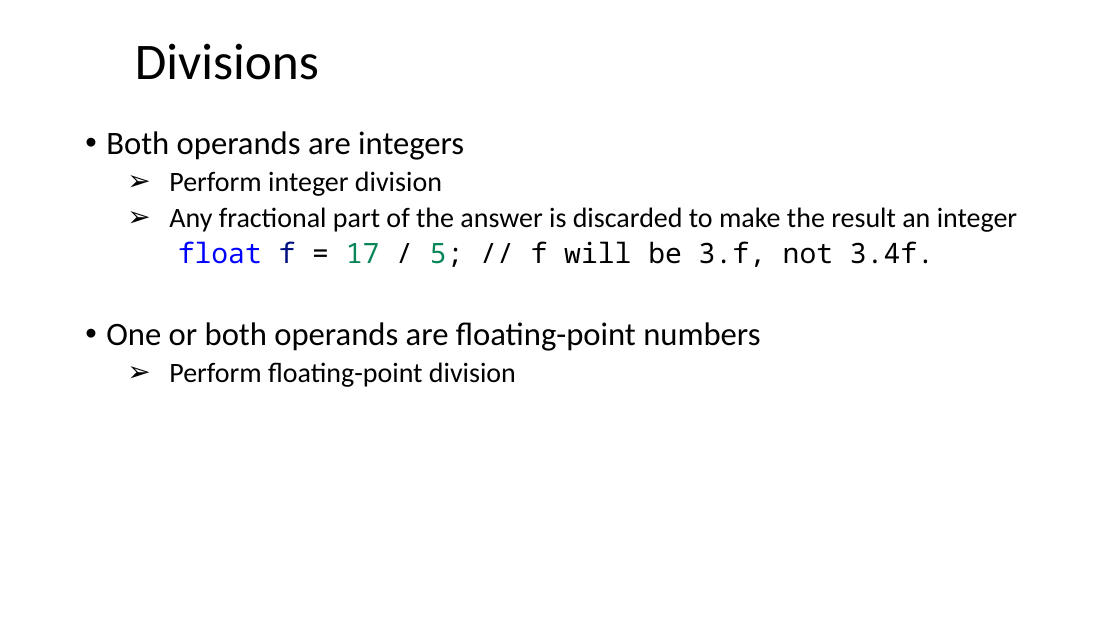
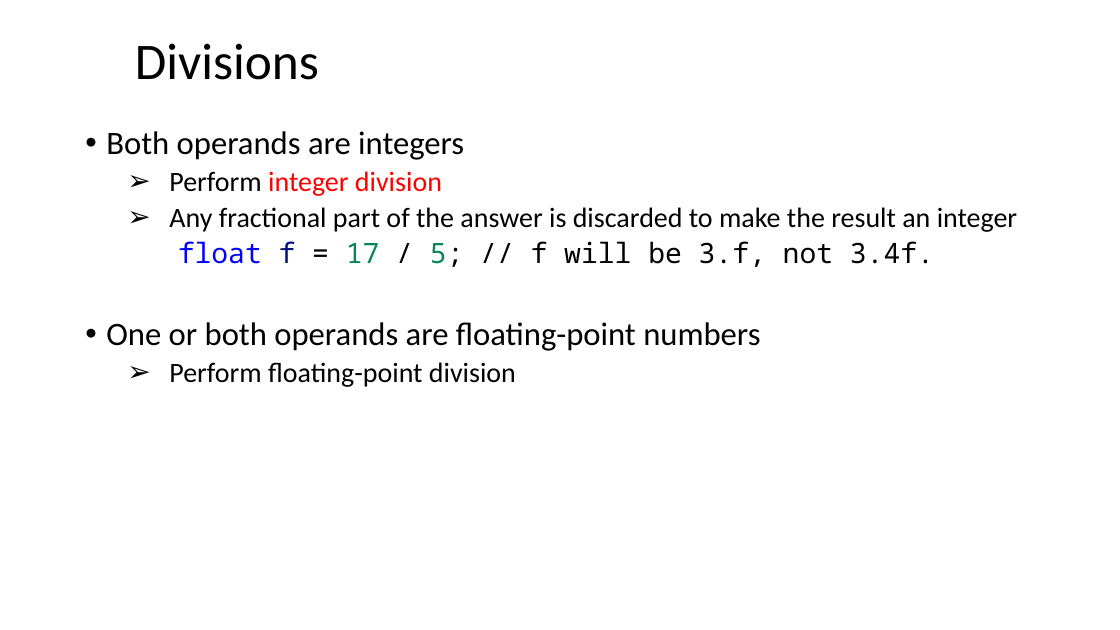
Before and after one commit to dayekuaipao/CPPLearning, a slide deck: slide 35 of week02/Lecture02.pptx (slide 33 before the commit). Drawn at 1120x630 pixels with LibreOffice and Linux fonts; fonts in the diff are those of the drawing; background and template pictures are left out. Boxes give left, top, right and bottom in pixels: in the first picture for what was removed or moved away, otherwise in the second. Text is boxed around its words. In the diff, an @@ line names an element or a change of style, - is before the commit and + after.

```diff
--- a/week02/Lecture02.pptx
+++ b/week02/Lecture02.pptx
@@ text at [169,171,442,196]: text colour #000000 to #FF0000 in "integer division" @@
```
Also in this commit, not shown: 14 other slides changed, 2 slides added, 2 other files.
